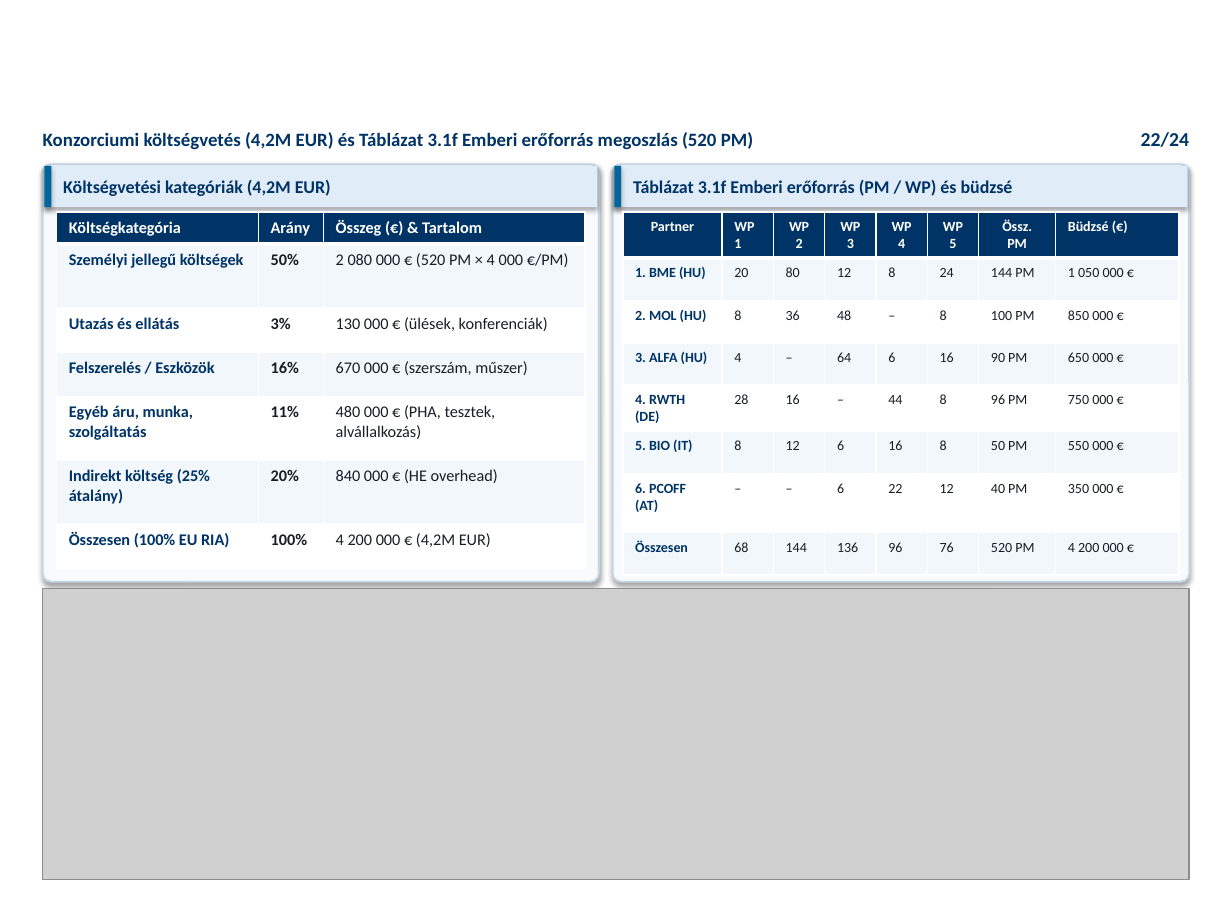
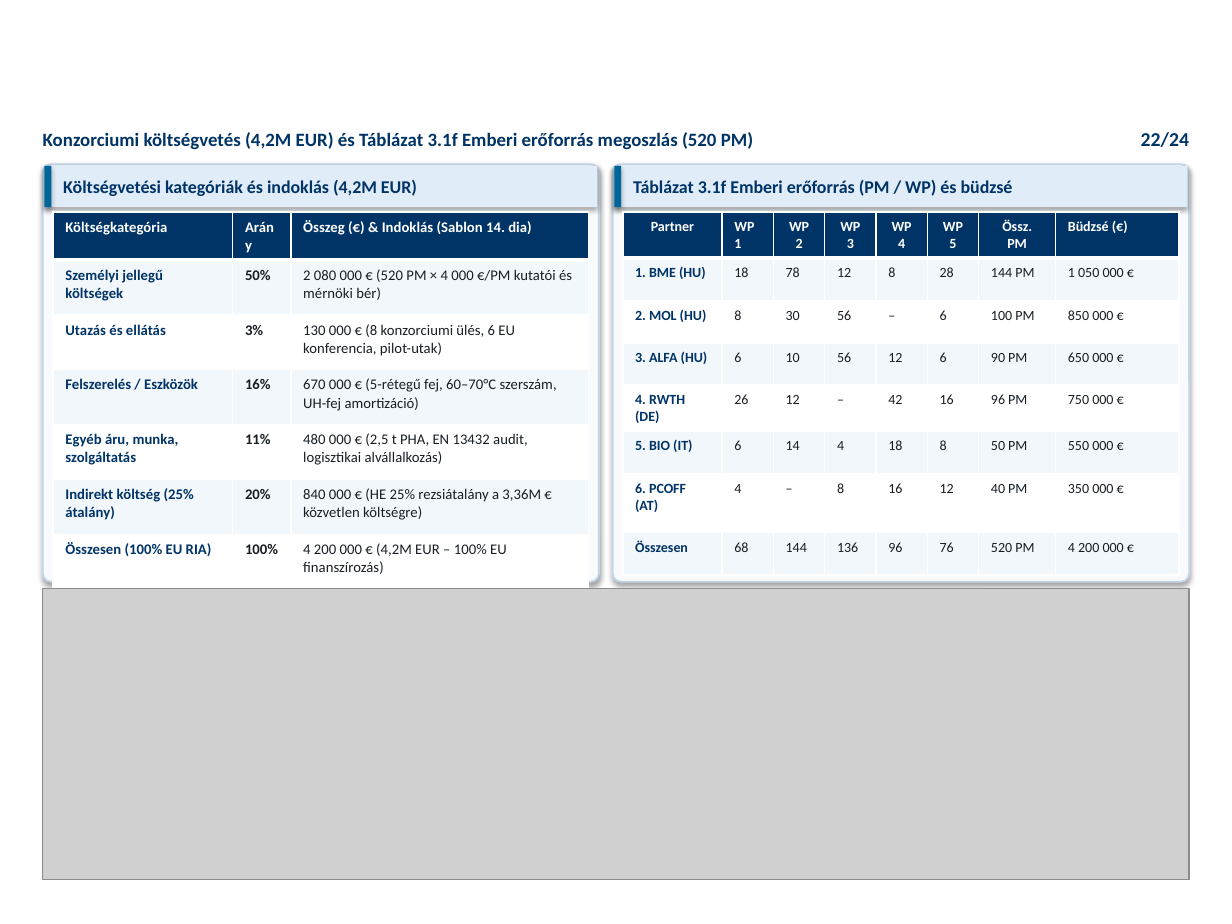
Before and after one commit to RMarci44/Fenntarthato-hulladek-projekt, a slide deck: slide 22 of PHACK_Prezentacio_Vegleges.pptx. Drawn at 1232x924 pixels with LibreOffice and Linux fonts; fonts in the diff are those of the drawing; grey boxes stand for pictures; background and template pictures are left out. Boxes give left, top, right and bottom in pixels: in the first picture for what was removed or moved away, otherwise in the second. Text is boxed around its words. In the diff, an @@ line names an element or a change of style, - is before the commit and + after.

```diff
--- a/PHACK_Prezentacio_Vegleges.pptx
+++ b/PHACK_Prezentacio_Vegleges.pptx
@@ text at [63,180,417,196]: text changed @@
-Költségvetési kategóriák (4,2M EUR)
+Költségvetési kategóriák és indoklás (4,2M EUR)
@@ table at [53,212,589,578] @@
-row 1, column 3: Összeg (€) & Tartalom
+row 1, column 3: Összeg (€) & Indoklás (Sablon 14. dia)
-row 2, column 3: 2 080 000 € (520 PM × 4 000 €/PM)
+row 2, column 3: 2 080 000 € (520 PM × 4 000 €/PM kutatói és mérnöki bér)
-row 3, column 3: 130 000 € (ülések, konferenciák)
+row 3, column 3: 130 000 € (8 konzorciumi ülés, 6 EU konferencia, pilot-utak)
-row 4, column 3: 670 000 € (szerszám, műszer)
+row 4, column 3: 670 000 € (5-rétegű fej, 60–70°C szerszám, UH-fej amortizáció)
-row 5, column 3: 480 000 € (PHA, tesztek, alvállalkozás)
+row 5, column 3: 480 000 € (2,5 t PHA, EN 13432 audit, logisztikai alvállalkozás)
-row 6, column 3: 840 000 € (HE overhead)
+row 6, column 3: 840 000 € (HE 25% rezsiátalány a 3,36M € közvetlen költségre)
-row 7, column 3: 4 200 000 € (4,2M EUR)
+row 7, column 3: 4 200 000 € (4,2M EUR – 100% EU finanszírozás)
@@ size 9.5 to 8.6 pt in "Költségkategória", "Arány", "Személyi jellegű költségek", "50%" and 10 more places @@
@@ table: place and size @@
-table at [57,212,585,568]
+table at [53,212,589,578]
@@ table at [623,212,1181,556] @@
-row 2: 1. BME (HU) | 20 | 80 | 12 | 8 | 24 | 144 PM | 1 050 000 €
+row 2: 1. BME (HU) | 18 | 78 | 12 | 8 | 28 | 144 PM | 1 050 000 €
-row 3: 2. MOL (HU) | 8 | 36 | 48 | – | 8 | 100 PM | 850 000 €
+row 3: 2. MOL (HU) | 8 | 30 | 56 | – | 6 | 100 PM | 850 000 €
-row 4: 3. ALFA (HU) | 4 | – | 64 | 6 | 16 | 90 PM | 650 000 €
+row 4: 3. ALFA (HU) | 6 | 10 | 56 | 12 | 6 | 90 PM | 650 000 €
-row 5: 4. RWTH (DE) | 28 | 16 | – | 44 | 8 | 96 PM | 750 000 €
+row 5: 4. RWTH (DE) | 26 | 12 | – | 42 | 16 | 96 PM | 750 000 €
-row 6: 5. BIO (IT) | 8 | 12 | 6 | 16 | 8 | 50 PM | 550 000 €
+row 6: 5. BIO (IT) | 6 | 14 | 4 | 18 | 8 | 50 PM | 550 000 €
-row 7: 6. PCOFF (AT) | – | – | 6 | 22 | 12 | 40 PM | 350 000 €
+row 7: 6. PCOFF (AT) | 4 | – | 8 | 16 | 12 | 40 PM | 350 000 €
```
Also in this commit, not shown: 18 other slides changed, 27 other files.
